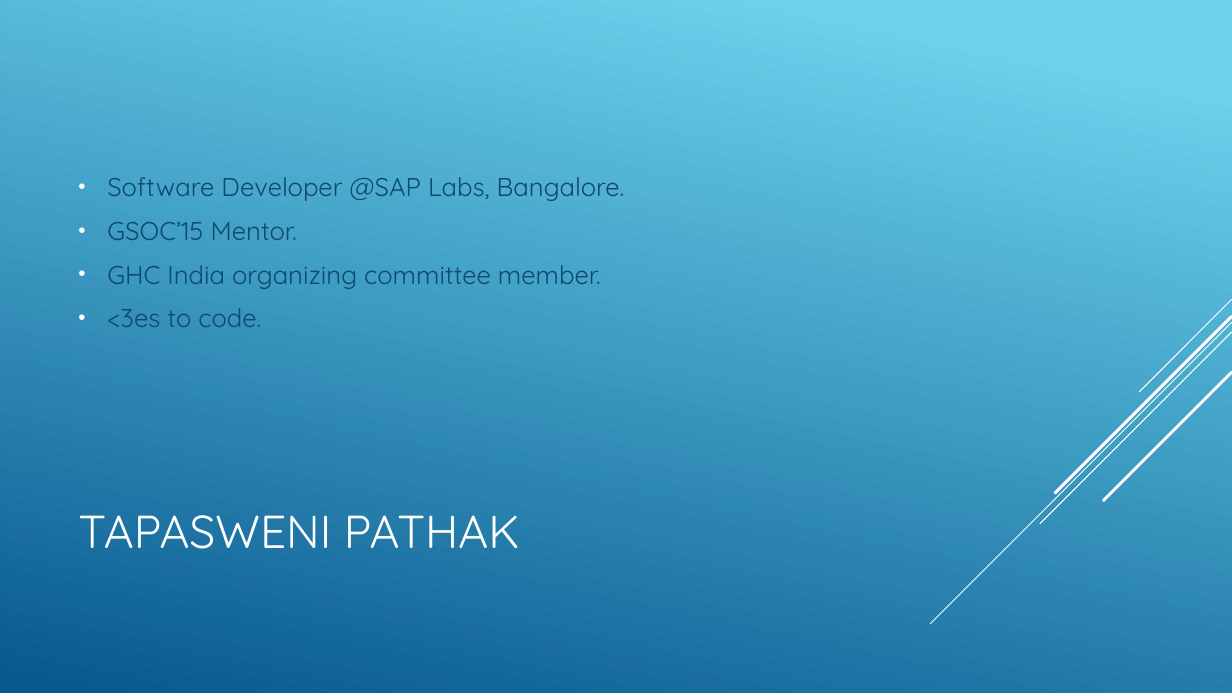
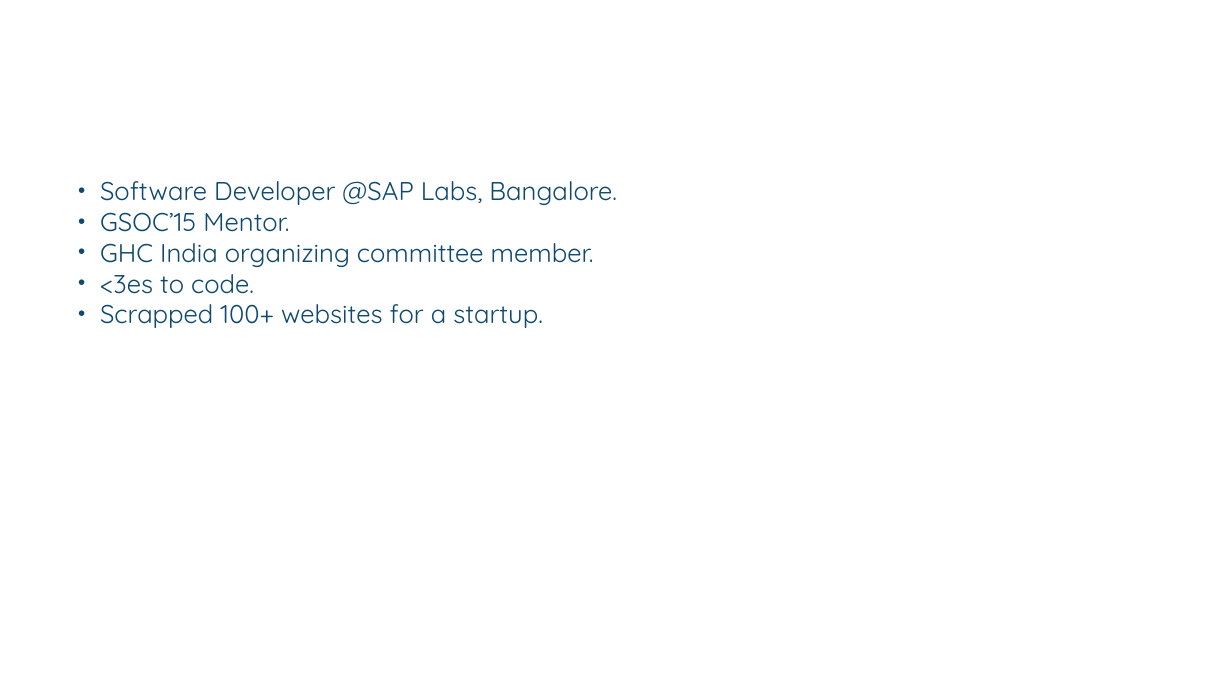
Before and after one commit to tapaswenipathak/Presentations, a slide deck: slide 2 of PyCon India 2015/Comparing Scrapping Libraries in Python.pptx. Drawn at 1232x693 pixels with LibreOffice and Linux fonts; fonts in the diff are those of the drawing. Boxes give left, top, right and bottom in pixels: in the first picture for what was removed or moved away, otherwise in the second. Text is boxed around its words. In the diff, an @@ line names an element or a change of style, - is before the commit and + after.

```diff
--- a/PyCon India 2015/Comparing Scrapping Libraries in Python.pptx
+++ b/PyCon India 2015/Comparing Scrapping Libraries in Python.pptx
@@ background gradient #6ED2EB to #06588E to #FFFFFF @@
@@ text at (x1=100, y1=181, x2=617, y2=294): indent changed; less space between paragraphs @@
@@ line (1232, 299) - (1140, 392): stroke #FFFFFF 0.75 pt to #FFFFFF 0.74 pt @@
@@ text at (x1=100, y1=304, x2=543, y2=328): paragraph added @@
+• Scrapped 100+ websites for a startup.
@@ line (1232, 323) - (931, 624): stroke #FFFFFF 0.75 pt to #FFFFFF 0.74 pt @@
@@ line (1232, 316) - (1055, 493): stroke #FFFFFF 2.25 pt to #FFFFFF 2.24 pt @@
@@ line (1232, 332) - (1041, 524): stroke #FFFFFF 0.75 pt to #FFFFFF 0.74 pt @@
@@ line (1232, 372) - (1104, 501): stroke #FFFFFF 2.25 pt to #FFFFFF 2.24 pt @@
@@ title removed at (x1=78, y1=515, x2=520, y2=549) @@
-TAPASWENI PATHAK
```
Also in this commit, not shown: 31 other slides changed, 2 slides added, 2 slides removed, 1 other file.
